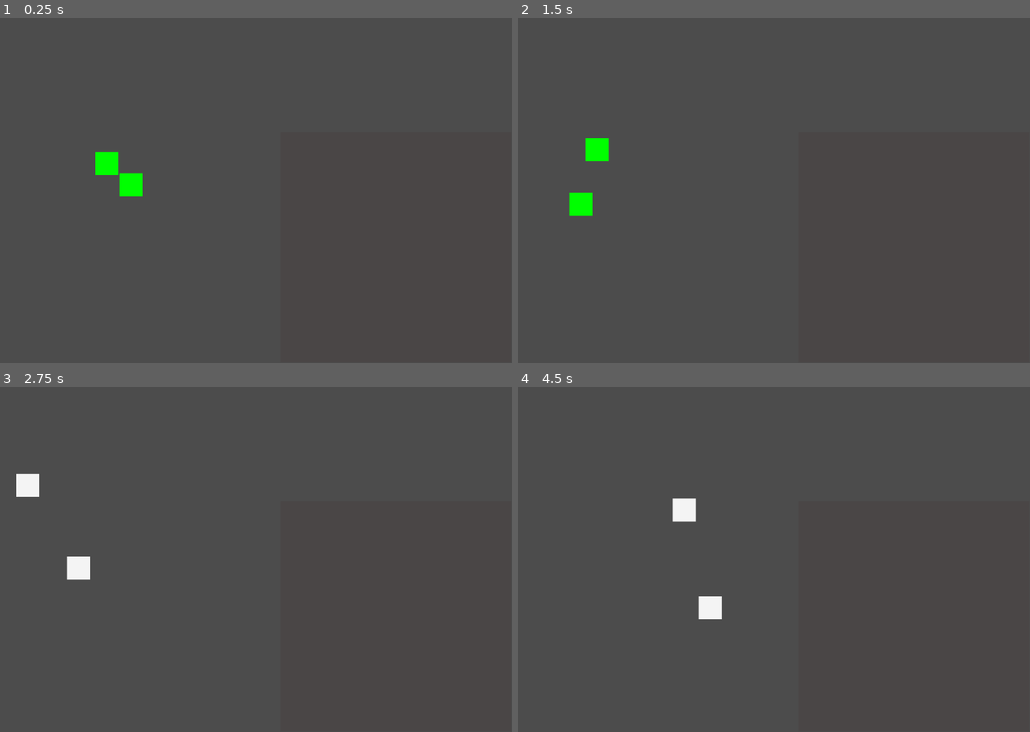
Above: before the commit, frames 1-4 (two rows, left to right).
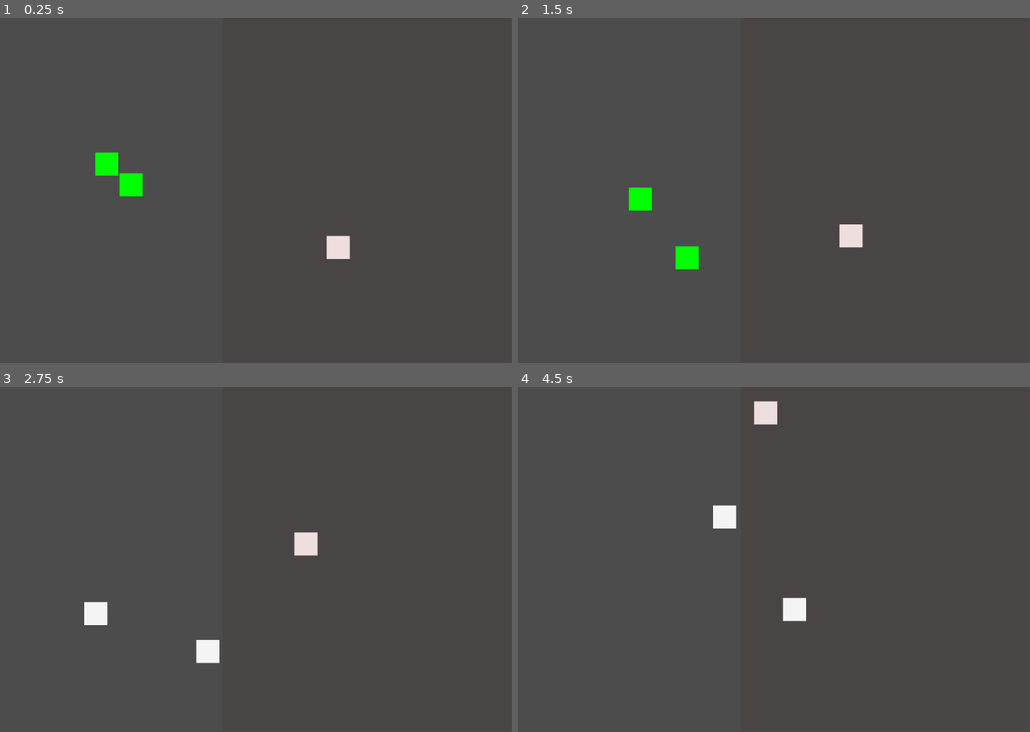
Above: after the commit, the same moments.

Repository: hilfazer/godot-projects
Game: Godot game, scene res://main.tscn
Same seed, same stepped clock (60 frames per second), same inputs: the game is played once before the commit and once after it.
Inputs:
- Up to frame 1 (0.25 s): no input
- Up to frame 2 (1.5 s): no input
- Up to frame 3 (2.75 s): no input
- Up to frame 4 (4.5 s): no input

The runs differ from the first frame. In frame 1, 0.3% of the frame differs, in the area x 18-69%, y 38-70%; in frame 2, 1.6%; in frame 3, 1.6%; in frame 4, 1.6%, in the area x 30-57%, y 4-68%.

Commit message:
removed viewport scene

Diff:
--- a/godot3/Worlds/main.tscn
+++ b/godot3/Worlds/main.tscn
@@ -1,16 +1,38 @@
-[gd_scene load_steps=3 format=2]
+[gd_scene load_steps=2 format=2]
 
-[ext_resource path="res://viewport_with_world.tscn" type="PackedScene" id=1]
 [ext_resource path="res://moving_area.tscn" type="PackedScene" id=2]
 
 [node name="Node" type="Node"]
 
-[node name="ViewportContainer" parent="." instance=ExtResource( 1 )]
-modulate = Color( 0.980392, 0.92549, 0.92549, 1 )
-margin_left = 623.0
-margin_top = 199.0
+[node name="ViewportContainer" type="ViewportContainer" parent="."]
+modulate = Color( 0.976471, 0.909804, 0.909804, 1 )
+margin_left = 523.0
+margin_top = -1.0
 margin_right = 1023.0
 margin_bottom = 599.0
+__meta__ = {
+"_edit_group_": true
+}
+
+[node name="Viewport" type="Viewport" parent="ViewportContainer"]
+size = Vector2( 500, 600 )
+handle_input_locally = false
+render_target_update_mode = 3
+
+[node name="MovingArea" parent="ViewportContainer/Viewport" instance=ExtResource( 2 )]
+
+[node name="Area2D" parent="ViewportContainer/Viewport/MovingArea" index="0"]
+position = Vector2( 200, 400 )
+
+[node name="Position2D" parent="ViewportContainer/Viewport/MovingArea" index="1"]
+position = Vector2( 42, 45 )
+
+[node name="Position2D2" parent="ViewportContainer/Viewport/MovingArea" index="2"]
+position = Vector2( 200, 400 )
+
+[node name="ReferenceRect" type="ReferenceRect" parent="ViewportContainer"]
+anchor_right = 1.0
+anchor_bottom = 1.0
 
 [node name="MovingArea" parent="." instance=ExtResource( 2 )]
 speed = 200.0
@@ -19,7 +41,7 @@
 position = Vector2( 322, 253 )
 
 [node name="Position2D" parent="MovingArea" index="1"]
-position = Vector2( 210, 357 )
+position = Vector2( 498, 521 )
 
 [node name="Position2D2" parent="MovingArea" index="2"]
 position = Vector2( 494, 168 )
@@ -31,10 +53,11 @@
 position = Vector2( 364, 290 )
 
 [node name="Position2D" parent="MovingArea2" index="1"]
-position = Vector2( 165, 156 )
+position = Vector2( 302, 394 )
 
 [node name="Position2D2" parent="MovingArea2" index="2"]
-position = Vector2( 478, 390 )
+position = Vector2( 782, 384 )
 
+[editable path="ViewportContainer/Viewport/MovingArea"]
 [editable path="MovingArea"]
 [editable path="MovingArea2"]
--- a/godot3/Worlds/moving_area.tscn
+++ b/godot3/Worlds/moving_area.tscn
@@ -4,7 +4,7 @@
 [ext_resource path="res://area.gd" type="Script" id=2]
 
 [sub_resource type="CircleShape2D" id=1]
-radius = 47.0106
+radius = 73.4
 
 [node name="MovingArea" type="Node"]
 script = ExtResource( 1 )
--- a/godot3/Worlds/viewport_with_world.tscn
+++ /dev/null
@@ -1,17 +0,0 @@
-[gd_scene format=2]
-
-[node name="ViewportContainer" type="ViewportContainer"]
-margin_right = 40.0
-margin_bottom = 40.0
-__meta__ = {
-"_edit_group_": true
-}
-
-[node name="Viewport" type="Viewport" parent="."]
-size = Vector2( 400, 400 )
-handle_input_locally = false
-render_target_update_mode = 3
-
-[node name="ReferenceRect" type="ReferenceRect" parent="."]
-anchor_right = 1.0
-anchor_bottom = 1.0
